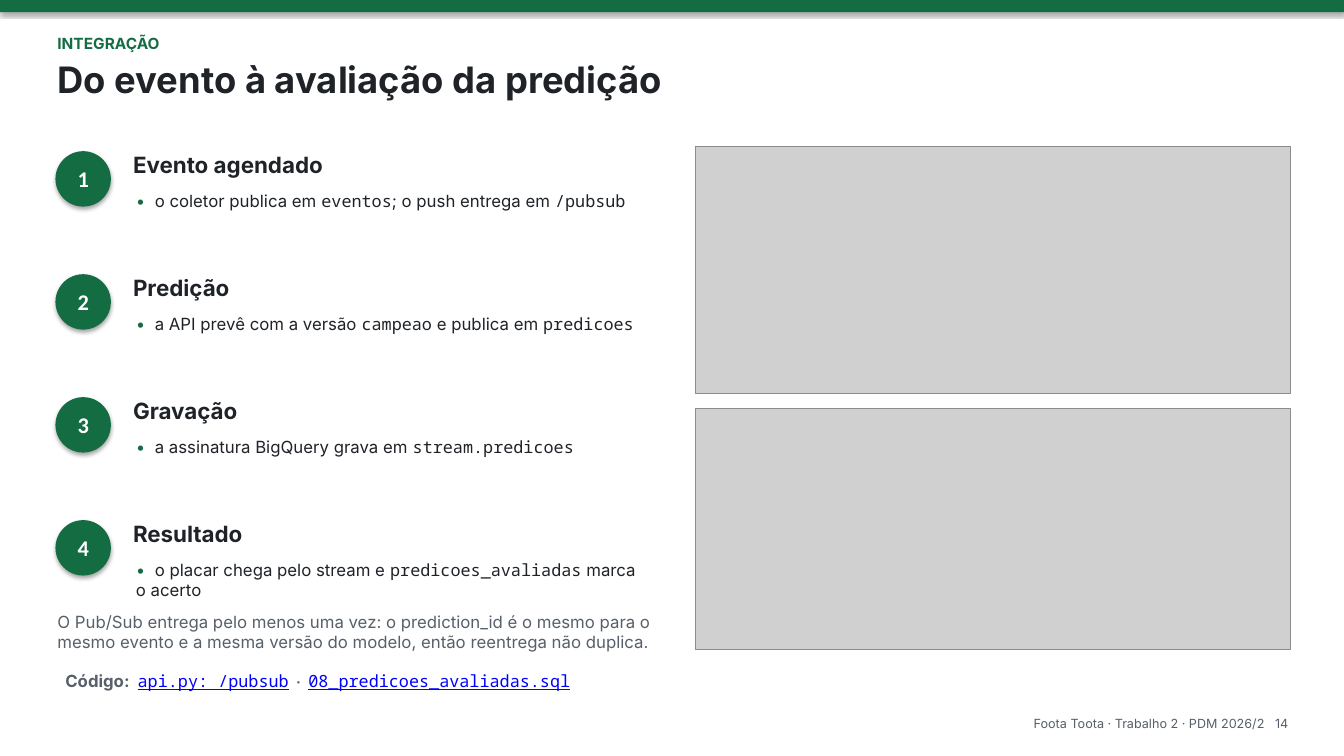
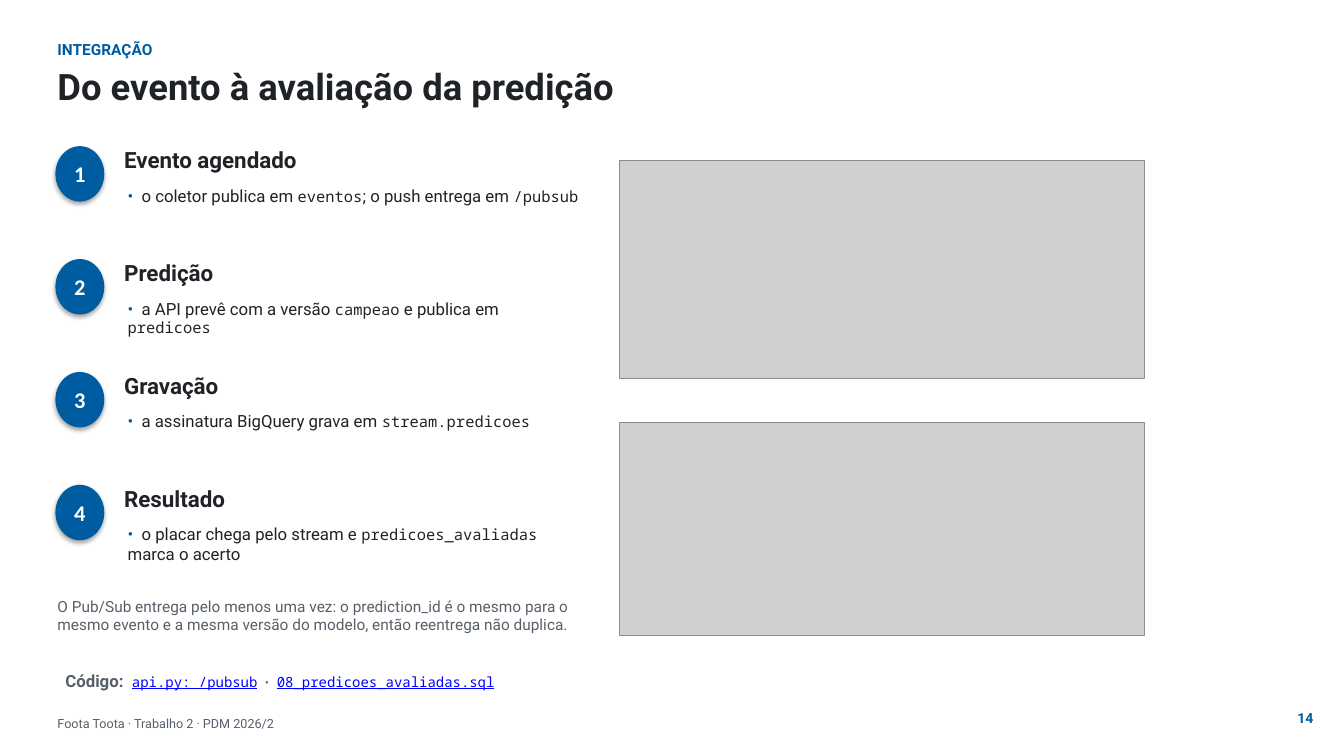
Before and after one commit to phael-exe/foota-toota, a slide deck: slide 14 of docs/apresentacao/trabalho2.pptx. Drawn at 1344x756 pixels with LibreOffice and Linux fonts; fonts in the diff are those of the drawing; grey boxes stand for pictures; background and template pictures are left out. Boxes give left, top, right and bottom in pixels: in the first picture for what was removed or moved away, otherwise in the second. Text is boxed around its words. In the diff, an @@ line names an element or a change of style, - is before the commit and + after.

```diff
--- a/docs/apresentacao/trabalho2.pptx
+++ b/docs/apresentacao/trabalho2.pptx
@@ rectangle removed at box(0, 0, 1344, 12) @@
@@ text "INTEGRAÇÃO" at box(57, 42, 152, 59): font Inter to Roboto, text colour #146C43 to #005CA1 @@
@@ font Inter to Roboto in 5 elements at box(124, 151, 296, 173), box(124, 264, 213, 286), box(124, 377, 218, 399), box(124, 490, 225, 508), box(57, 72, 613, 109) @@
@@ text "Do evento à avaliação da ...": place and size @@
-text "Do evento à avaliação da ..." at box(57, 65, 662, 101)
+text "Do evento à avaliação da ..." at box(57, 72, 613, 109)
@@ ellipse "1": place and size @@
-ellipse "1" at box(55, 151, 111, 207)
+ellipse "1" at box(55, 146, 104, 202)
@@ text "Evento agendado": place and size @@
-text "Evento agendado" at box(133, 156, 323, 178)
+text "Evento agendado" at box(124, 151, 296, 173)
@@ picture: place and size @@
-picture at box(696, 146, 1291, 393)
+picture at box(620, 161, 1144, 379)
@@ text "• o coletor publica em ...": place and size @@
-text "• o coletor publica em ..." at box(155, 194, 626, 211)
+text "• o coletor publica em ..." at box(142, 189, 579, 206)
@@ text "• o coletor publica em ..." at box(142, 189, 579, 206): size 12 to 11 pt in "eventos; /pubsub"; font Inter to Roboto in "• o coletor publica em eventos; o ..."; text colour #146C43 to #005CA1 in "•" @@
@@ ellipse "2": place and size @@
-ellipse "2" at box(55, 274, 111, 330)
+ellipse "2" at box(55, 259, 104, 315)
@@ text "Predição": place and size @@
-text "Predição" at box(133, 279, 229, 301)
+text "Predição" at box(124, 264, 213, 286)
@@ text "• a API prevê com ...": place and size @@
-text "• a API prevê com ..." at box(155, 317, 634, 334)
+text "• a API prevê com ..." at box(128, 302, 499, 337)
@@ text "• a API prevê com ..." at box(128, 302, 499, 337): size 12 to 11 pt in "campeao predicoes"; font Inter to Roboto in "• a API prevê com a versão ..."; text colour #146C43 to #005CA1 in "•" @@
@@ ellipse "3": place and size @@
-ellipse "3" at box(55, 397, 111, 453)
+ellipse "3" at box(55, 372, 104, 427)
@@ text "Gravação": place and size @@
-text "Gravação" at box(133, 402, 237, 424)
+text "Gravação" at box(124, 377, 218, 399)
@@ text "• a assinatura BigQuery grava ...": place and size @@
-text "• a assinatura BigQuery grava ..." at box(155, 440, 574, 457)
+text "• a assinatura BigQuery grava ..." at box(142, 415, 530, 431)
@@ text "• a assinatura BigQuery grava ..." at box(142, 415, 530, 431): size 12 to 11 pt in "stream.predicoes"; font Inter to Roboto in "• a assinatura BigQuery grava em"; text colour #146C43 to #005CA1 in "•" @@
@@ picture: place and size @@
-picture at box(696, 408, 1291, 649)
+picture at box(620, 423, 1144, 636)
@@ fill #146C43 to #005CA1 in 4 elements at box(55, 146, 104, 202), box(55, 259, 104, 315), box(55, 372, 104, 427), box(55, 485, 104, 540) @@
@@ ellipse "4": place and size @@
-ellipse "4" at box(55, 520, 111, 576)
+ellipse "4" at box(55, 485, 104, 540)
@@ text "Resultado": place and size @@
-text "Resultado" at box(133, 525, 242, 543)
+text "Resultado" at box(124, 490, 225, 508)
@@ text "• o placar chega pelo ...": place and size @@
-text "• o placar chega pelo ..." at box(136, 563, 635, 597)
+text "• o placar chega pelo ..." at box(128, 527, 537, 560)
@@ text "• o placar chega pelo ..." at box(128, 527, 537, 560): size 12 to 11 pt in "predicoes_avaliadas"; font Inter to Roboto in "• o placar chega pelo stream e ..."; text colour #146C43 to #005CA1 in "•" @@
@@ text "O Pub/Sub entrega pelo menos ...": place and size @@
-text "O Pub/Sub entrega pelo menos ..." at box(57, 615, 650, 652)
+text "O Pub/Sub entrega pelo menos ..." at box(57, 600, 568, 633)
@@ text "O Pub/Sub entrega pelo menos ..." at box(57, 600, 568, 633): size 12 to 11 pt, font Inter to Roboto @@
@@ text "Código: api.py: /pubsub · 08_predicoes_avaliadas.sql" at box(65, 674, 495, 691): size 12 to 10 pt in "api.py: /pubsub 08_predicoes_avaliadas.sql"; font Inter to Roboto in "Código:" @@
@@ text at box(57, 718, 274, 729): text changed; font Inter to Roboto @@
-Foota Toota · Trabalho 2 · PDM 2026/2 14
+Foota Toota · Trabalho 2 · PDM 2026/2
@@ text added at box(1297, 713, 1313, 723), 10 pt, text #005CA1, bold @@
+14
```
Also in this commit, not shown: 16 other slides changed, 1 slide added, 4 other files.
